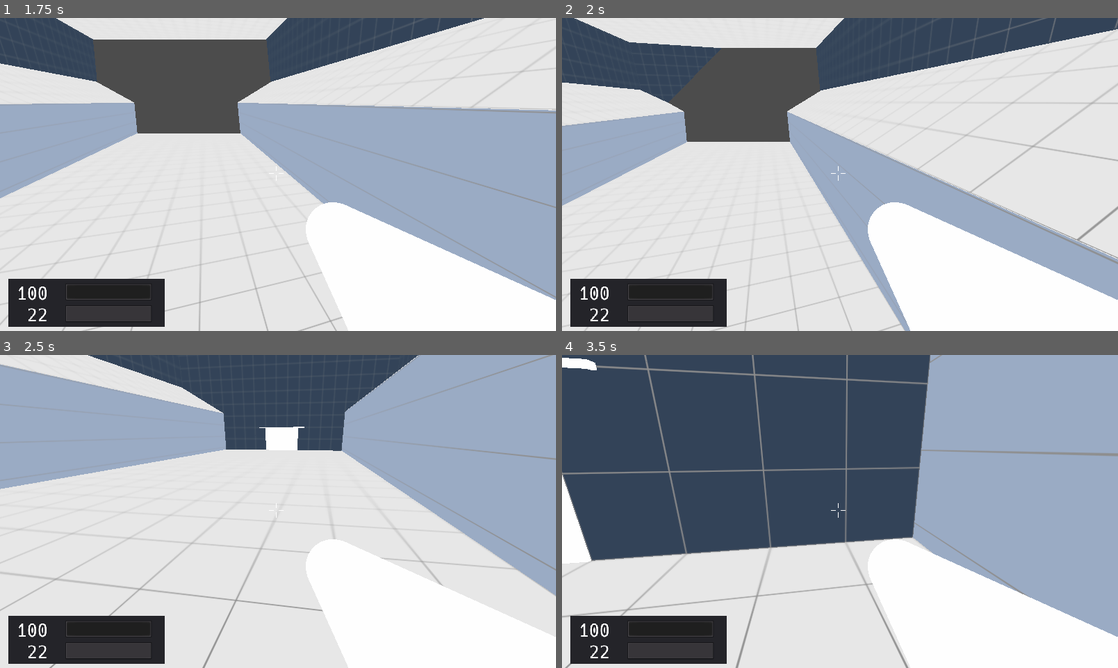
Above: before the commit, frames 1-4 (two rows, left to right).
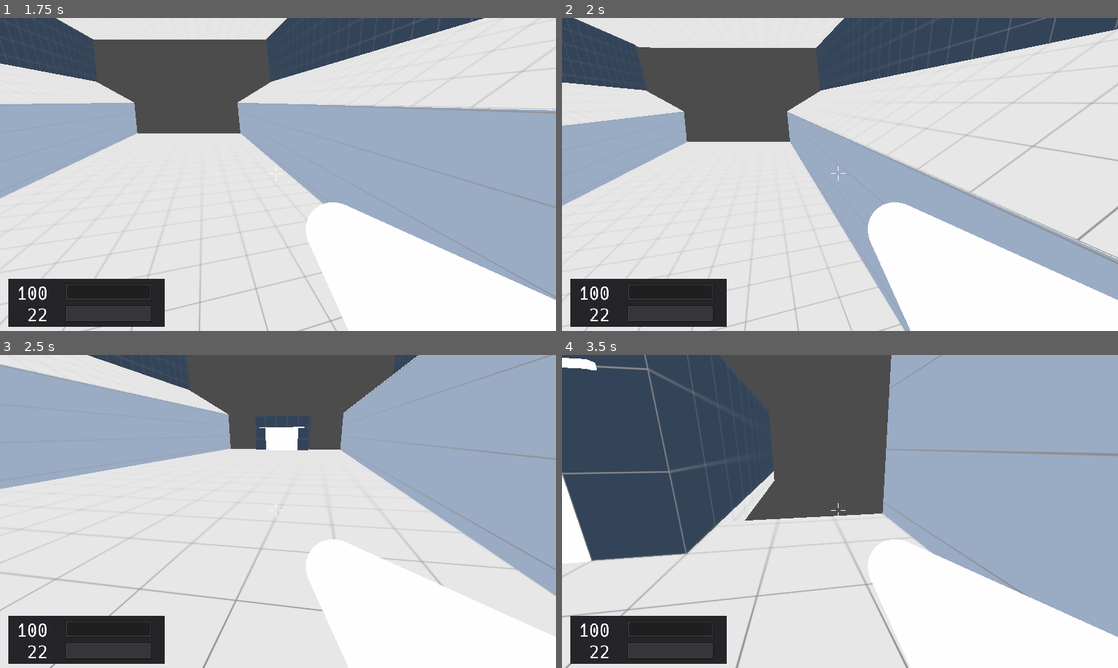
Above: after the commit, the same moments.

Repository: duckinator/keress
Game: Godot game, scene res://menus/MainMenu.tscn
Same seed, same stepped clock (60 frames per second), same inputs: the game is played once before the commit and once after it.
Inputs (mouse positions are in pixels of both pictures, inside the frame that each line leads up to):
- Up to frame 1 (1.75 s): click "New Game" at 0.5 s; tap Enter at 1.25 s; move the mouse to (305, 174) at 1.27 s; press the mouse at (305, 174) at 1.28 s; hold W (movement_forward) from 1.28 s (still down); tap Space (movement_jump) at 1.52 s
- Up to frame 2 (2 s): keep holding W (movement_forward)
- Up to frame 3 (2.5 s): keep holding W (movement_forward); move the mouse to (250, 511) at 2.02 s; release the mouse at (250, 511) at 2.03 s; right-click (250, 511) at 2.1 s; tap Space (movement_jump) at 2.27 s
- Up to frame 4 (3.5 s): keep holding W (movement_forward); move the mouse to (851, 505) at 2.77 s; tap Tab (quick_switch_item) at 2.85 s

Frame 1 is identical in both runs. In frame 2, 0.9% of the frame differs, in the area x 12-29%, y 7-28%; in frame 3, 4.8%; in frame 4, 19%, in the area x 15-67%, y 0-64%.

Commit message:
aaaa seamless level transitions are working!

Diff:
--- a/src/environment/door/Door.tscn
+++ b/src/environment/door/Door.tscn
@@ -67,7 +67,6 @@
 [node name="Area" type="Area" parent="."]
 editor/display_folded = true
 transform = Transform( -1.62921e-07, 0, 1, 0, 1, 0, -1, 0, -1.62921e-07, 0, 0, 0 )
-visible = false
 input_ray_pickable = false
 script = ExtResource( 2 )
 
--- a/src/levels/Level_001.tscn
+++ b/src/levels/Level_001.tscn
@@ -216,6 +216,8 @@
 shape = SubResource( 12 )
 
 [node name="Arena_Wall_Exit" type="Spatial" parent="."]
+editor/display_folded = true
+visible = false
 
 [node name="Top" type="MeshInstance" parent="Arena_Wall_Exit"]
 transform = Transform( 1, 0, 0, 0, 1, 0, 0, 0, 1, 0, 28, -167 )
@@ -313,9 +315,9 @@
 transform = Transform( -4.37114e-08, 0, 1, 0, 1, 0, -1, 0, -4.37114e-08, 0, 4.1, -165 )
 is_exit = true
 
+[node name="Transition_001" parent="." instance=ExtResource( 7 )]
+transform = Transform( 1, 0, 0, 0, 1, 0, 0, 0, 1, 0, 0, -185 )
+
 [node name="Transition_Door" parent="." instance=ExtResource( 6 )]
-transform = Transform( -4.37114e-08, 0, -1, 0, 1, 0, 1, 0, -4.37114e-08, 0, 4.1, -185 )
+transform = Transform( -4.37114e-08, 0, -1, 0, 1, 0, 1, 0, -4.37114e-08, 0, 4.1, -205 )
 locked = true
-
-[node name="Transition_001" parent="." instance=ExtResource( 7 )]
-transform = Transform( 1, 0, 0, 0, 1, 0, 0, 0, 1, 0, 0, -175 )
--- /dev/null
+++ b/src/levels/Level_002.tscn
@@ -0,0 +1,56 @@
+[gd_scene load_steps=9 format=2]
+
+[ext_resource path="res://player/Player.tscn" type="PackedScene" id=1]
+[ext_resource path="res://levels/Transition_001.tscn" type="PackedScene" id=2]
+[ext_resource path="res://environment/door/Door.tscn" type="PackedScene" id=3]
+[ext_resource path="res://textures/generic-panel-01.png" type="Texture" id=4]
+
+[sub_resource type="Environment" id=1]
+ambient_light_color = Color( 1, 1, 1, 1 )
+
+[sub_resource type="SpatialMaterial" id=3]
+albedo_texture = ExtResource( 4 )
+uv1_scale = Vector3( 0.25, 0.25, 0.25 )
+uv1_offset = Vector3( 0.5, 0, 0 )
+uv1_triplanar = true
+
+[sub_resource type="CubeMesh" id=2]
+material = SubResource( 3 )
+size = Vector3( 80, 4, 80 )
+
+[sub_resource type="ConvexPolygonShape" id=4]
+points = PoolVector3Array( -40, 2, 40, 40, 2, -40, 40, 2, 40, -40, 2, -40, -40, -2, 40, 40, -2, -40, 40, -2, 40, -40, -2, -40, 40, 2, 40, -40, 2, -40, 40, 2, -40, -40, 2, 40, 40, -2, 40, -40, -2, -40, 40, -2, -40, -40, -2, 40, 40, 2, 40, -40, -2, 40, -40, 2, 40, 40, -2, 40, 40, 2, -40, -40, -2, -40, -40, 2, -40, 40, -2, -40 )
+
+[node name="Level_002" type="Spatial"]
+
+[node name="WorldEnvironment" type="WorldEnvironment" parent="."]
+environment = SubResource( 1 )
+
+[node name="Spawns" type="Spatial" parent="."]
+
+[node name="Spawn_1" type="Spatial" parent="Spawns"]
+transform = Transform( 1, 0, 0, 0, 1, 0, 0, 0, 1, 0, 1, 0 )
+
+[node name="Player" parent="." instance=ExtResource( 1 )]
+transform = Transform( 1, 0, 0, 0, 1, 0, 0, 0, 1, 0, 0, 35 )
+
+[node name="Transition_001" parent="." instance=ExtResource( 2 )]
+transform = Transform( 1, 0, 0, 0, 1, 0, 0, 0, 1, 0, -1, 20 )
+
+[node name="Transition_Entry_Door" parent="." instance=ExtResource( 3 )]
+transform = Transform( -4.37114e-08, 0, 1, 0, 1, 0, -1, 0, -4.37114e-08, 0, 3.1, 40 )
+locked = true
+
+[node name="Level_Entry_Door" parent="." instance=ExtResource( 3 )]
+transform = Transform( -4.37114e-08, 0, -1, 0, 1, 0, 1, 0, -4.37114e-08, 0, 3.1, 0 )
+
+[node name="Floor" type="MeshInstance" parent="."]
+editor/display_folded = true
+transform = Transform( 1, 0, 0, 0, 1, 0, 0, 0, 1, 0, -2, -40 )
+mesh = SubResource( 2 )
+material/0 = null
+
+[node name="StaticBody" type="StaticBody" parent="Floor"]
+
+[node name="CollisionShape" type="CollisionShape" parent="Floor/StaticBody"]
+shape = SubResource( 4 )
--- a/src/levels/Transition_001.tscn
+++ b/src/levels/Transition_001.tscn
@@ -6,31 +6,31 @@
 [sub_resource type="SpatialMaterial" id=1]
 albedo_texture = ExtResource( 1 )
 uv1_scale = Vector3( 0.25, 0.25, 0.25 )
-uv1_offset = Vector3( 0.5, 0, 0.5 )
+uv1_offset = Vector3( 0.5, 0, 0 )
 uv1_triplanar = true
 
 [sub_resource type="CubeMesh" id=2]
 material = SubResource( 1 )
-size = Vector3( 20, 2, 20 )
-
-[sub_resource type="ConvexPolygonShape" id=3]
-points = PoolVector3Array( -10, 1, 10, 10, 1, -10, 10, 1, 10, -10, 1, -10, -10, -1, 10, 10, -1, -10, 10, -1, 10, -10, -1, -10, 10, 1, 10, -10, 1, -10, 10, 1, -10, -10, 1, 10, 10, -1, 10, -10, -1, -10, 10, -1, -10, -10, -1, 10, 10, 1, 10, -10, -1, 10, -10, 1, 10, 10, -1, 10, 10, 1, -10, -10, -1, -10, -10, 1, -10, 10, -1, -10 )
+size = Vector3( 20, 2, 40 )
+
+[sub_resource type="ConvexPolygonShape" id=21]
+points = PoolVector3Array( -10, 1, 20, 10, 1, -20, 10, 1, 20, -10, 1, -20, -10, -1, 20, 10, -1, -20, 10, -1, 20, -10, -1, -20, 10, 1, 20, -10, 1, -20, 10, 1, -20, -10, 1, 20, 10, -1, 20, -10, -1, -20, 10, -1, -20, -10, -1, 20, 10, 1, 20, -10, -1, 20, -10, 1, 20, 10, -1, 20, 10, 1, -20, -10, -1, -20, -10, 1, -20, 10, -1, -20 )
 
 [sub_resource type="SpatialMaterial" id=4]
 albedo_texture = ExtResource( 2 )
 uv1_scale = Vector3( 0.25, 0.25, 0.25 )
-uv1_offset = Vector3( 0, 0.5, 0.5 )
+uv1_offset = Vector3( 0.5, 0.5, 0 )
 uv1_triplanar = true
 
 [sub_resource type="CubeMesh" id=5]
 material = SubResource( 4 )
-size = Vector3( 4, 12, 12 )
-
-[sub_resource type="ConvexPolygonShape" id=6]
-points = PoolVector3Array( -2, 6, 6, 2, 6, -6, 2, 6, 6, -2, 6, -6, -2, -6, 6, 2, -6, -6, 2, -6, 6, -2, -6, -6, 2, 6, 6, -2, 6, -6, 2, 6, -6, -2, 6, 6, 2, -6, 6, -2, -6, -6, 2, -6, -6, -2, -6, 6, 2, 6, 6, -2, -6, 6, -2, 6, 6, 2, -6, 6, 2, 6, -6, -2, -6, -6, -2, 6, -6, 2, -6, -6 )
-
-[sub_resource type="ConvexPolygonShape" id=7]
-points = PoolVector3Array( -2, 6, 6, 2, 6, -6, 2, 6, 6, -2, 6, -6, -2, -6, 6, 2, -6, -6, 2, -6, 6, -2, -6, -6, 2, 6, 6, -2, 6, -6, 2, 6, -6, -2, 6, 6, 2, -6, 6, -2, -6, -6, 2, -6, -6, -2, -6, 6, 2, 6, 6, -2, -6, 6, -2, 6, 6, 2, -6, 6, 2, 6, -6, -2, -6, -6, -2, 6, -6, 2, -6, -6 )
+size = Vector3( 4, 12, 32 )
+
+[sub_resource type="ConvexPolygonShape" id=18]
+points = PoolVector3Array( -2, 6, 16, 2, 6, -16, 2, 6, 16, -2, 6, -16, -2, -6, 16, 2, -6, -16, 2, -6, 16, -2, -6, -16, 2, 6, 16, -2, 6, -16, 2, 6, -16, -2, 6, 16, 2, -6, 16, -2, -6, -16, 2, -6, -16, -2, -6, 16, 2, 6, 16, -2, -6, 16, -2, 6, 16, 2, -6, 16, 2, 6, -16, -2, -6, -16, -2, 6, -16, 2, -6, -16 )
+
+[sub_resource type="ConvexPolygonShape" id=19]
+points = PoolVector3Array( -2, 6, 16, 2, 6, -16, 2, 6, 16, -2, 6, -16, -2, -6, 16, 2, -6, -16, 2, -6, 16, -2, -6, -16, 2, 6, 16, -2, 6, -16, 2, 6, -16, -2, 6, 16, 2, -6, 16, -2, -6, -16, 2, -6, -16, -2, -6, 16, 2, 6, 16, -2, -6, 16, -2, 6, 16, 2, -6, 16, 2, 6, -16, -2, -6, -16, -2, 6, -16, 2, -6, -16 )
 
 [sub_resource type="SpatialMaterial" id=11]
 albedo_texture = ExtResource( 2 )
@@ -64,12 +64,19 @@
 [sub_resource type="SpatialMaterial" id=15]
 albedo_texture = ExtResource( 2 )
 uv1_scale = Vector3( 0.25, 0.25, 0.25 )
-uv1_offset = Vector3( 0.5, 0, 0.5 )
+uv1_offset = Vector3( 0.5, 0, 0 )
 uv1_triplanar = true
 
 [sub_resource type="CubeMesh" id=16]
 material = SubResource( 15 )
-size = Vector3( 12, 4, 12 )
+size = Vector3( 12, 4, 32 )
+
+[sub_resource type="ConvexPolygonShape" id=20]
+points = PoolVector3Array( -6, 2, 16, 6, 2, -16, 6, 2, 16, -6, 2, -16, -6, -2, 16, 6, -2, -16, 6, -2, 16, -6, -2, -16, 6, 2, 16, -6, 2, -16, 6, 2, -16, -6, 2, 16, 6, -2, 16, -6, -2, -16, 6, -2, -16, -6, -2, 16, 6, 2, 16, -6, -2, 16, -6, 2, 16, 6, -2, 16, 6, 2, -16, -6, -2, -16, -6, 2, -16, 6, -2, -16 )
+
+[sub_resource type="CapsuleShape" id=22]
+radius = 2.0
+height = 32.0
 
 [node name="Transition_001" type="Spatial"]
 
@@ -81,7 +88,7 @@
 [node name="StaticBody" type="StaticBody" parent="Floor"]
 
 [node name="CollisionShape" type="CollisionShape" parent="Floor/StaticBody"]
-shape = SubResource( 3 )
+shape = SubResource( 21 )
 
 [node name="Wall_Left" type="MeshInstance" parent="."]
 editor/display_folded = true
@@ -92,7 +99,7 @@
 [node name="StaticBody" type="StaticBody" parent="Wall_Left"]
 
 [node name="CollisionShape" type="CollisionShape" parent="Wall_Left/StaticBody"]
-shape = SubResource( 6 )
+shape = SubResource( 18 )
 
 [node name="Wall_Right" type="MeshInstance" parent="."]
 editor/display_folded = true
@@ -103,11 +110,11 @@
 [node name="StaticBody" type="StaticBody" parent="Wall_Right"]
 
 [node name="CollisionShape" type="CollisionShape" parent="Wall_Right/StaticBody"]
-shape = SubResource( 7 )
+shape = SubResource( 19 )
 
 [node name="Wall_Entrance" type="Spatial" parent="."]
 editor/display_folded = true
-transform = Transform( 1, 0, 0, 0, 1, 0, 0, 0, 1, 0, 3, 8 )
+transform = Transform( 1, 0, 0, 0, 1, 0, 0, 0, 1, 0, 3, 18 )
 
 [node name="Top" type="MeshInstance" parent="Wall_Entrance"]
 editor/display_folded = true
@@ -144,7 +151,7 @@
 
 [node name="Wall_Exit" type="Spatial" parent="."]
 editor/display_folded = true
-transform = Transform( 1, 0, 0, 0, 1, 0, 0, 0, 1, 0, 3, -8 )
+transform = Transform( 1, 0, 0, 0, 1, 0, 0, 0, 1, 0, 3, -18 )
 
 [node name="Top" type="MeshInstance" parent="Wall_Exit"]
 editor/display_folded = true
@@ -180,6 +187,22 @@
 shape = SubResource( 14 )
 
 [node name="Ceiling" type="MeshInstance" parent="."]
+editor/display_folded = true
 transform = Transform( 1, 0, 0, 0, 1, 0, 0, 0, 1, 0, 11, 0 )
 mesh = SubResource( 16 )
 material/0 = null
+
+[node name="StaticBody" type="StaticBody" parent="Ceiling"]
+
+[node name="CollisionShape" type="CollisionShape" parent="Ceiling/StaticBody"]
+shape = SubResource( 20 )
+
+[node name="Area" type="Area" parent="."]
+
+[node name="CollisionShape" type="CollisionShape" parent="Area"]
+transform = Transform( 1, 0, 0, 0, 1, 0, 0, 0, 1, -4, 4, 0 )
+shape = SubResource( 22 )
+
+[node name="CollisionShape2" type="CollisionShape" parent="Area"]
+transform = Transform( 1, 0, 0, 0, 1, 0, 0, 0, 1, 4, 4, 0 )
+shape = SubResource( 22 )
Not shown: 1 places in src/levels/Transition_001.tscn that only renumber resources
